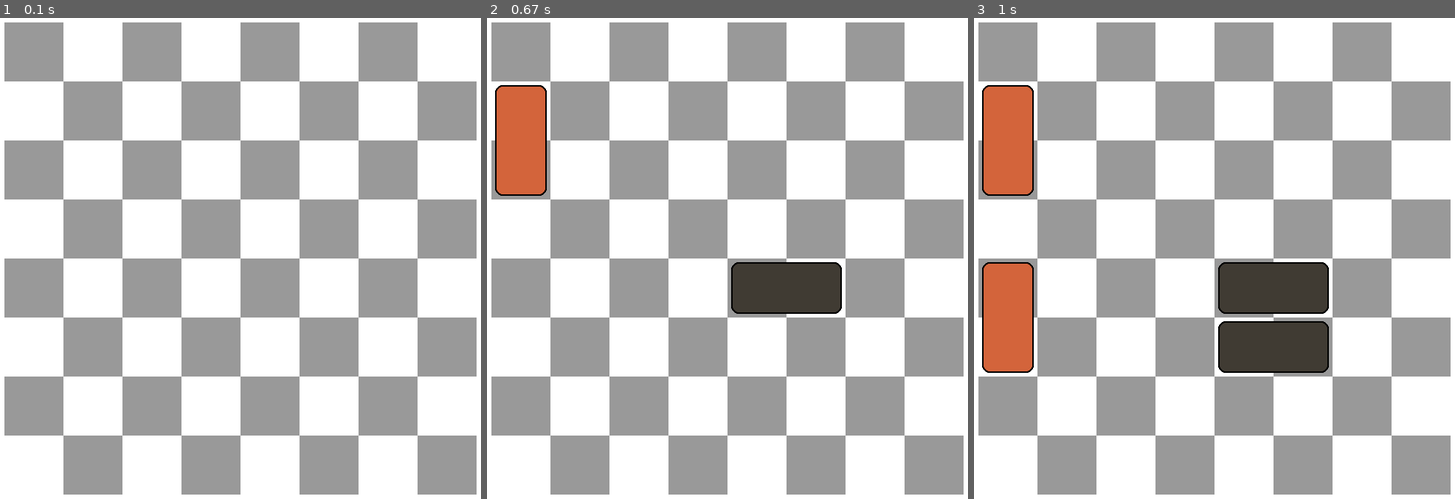
Above: before the commit, frames 1-3 (left to right).
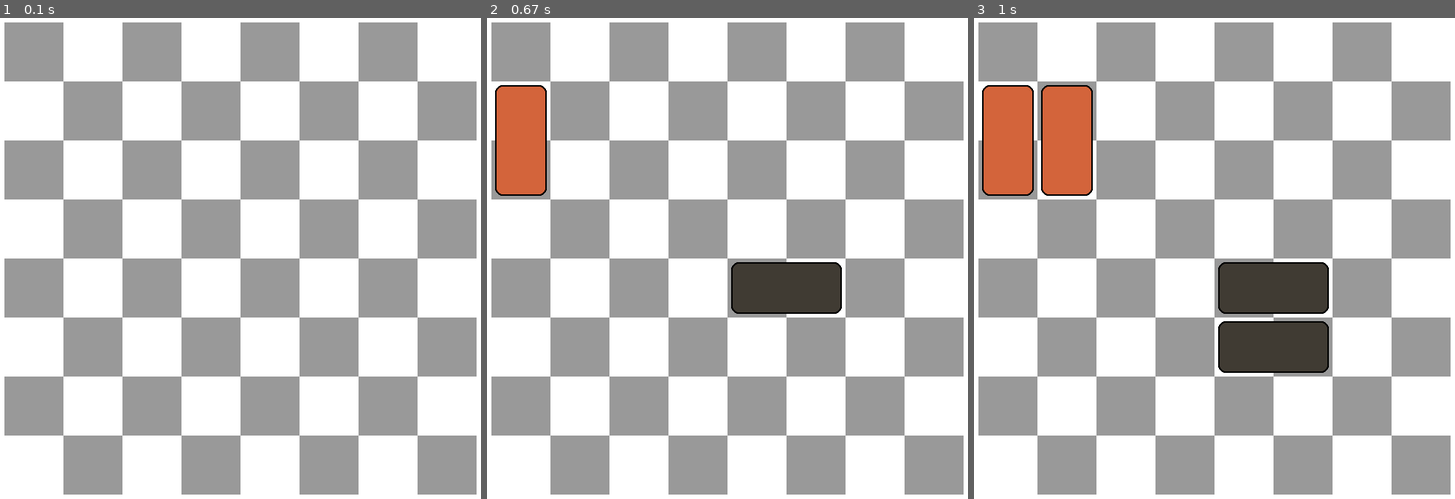
Above: after the commit, the same moments.

Repository: djoleant/Domineering
Game: pygame game, started from pygame_proba.py
The game is run twice, just before and just after one commit, with the same random seed, the same clock (stepped at 60 frames per second) and the same inputs.
Inputs (mouse positions are in pixels of both pictures, inside the frame that each line leads up to):
- Up to frame 1 (0.1 s): no input
- Up to frame 2 (0.67 s): click (751, 282) at 0.38 s
- Up to frame 3 (1 s): click (1238, 321) at 0.72 s

Frames 1-2 are identical in both runs. In frame 3, 4.9% of the frame differs, in the area x 1-25%, y 13-74%.

Commit message:
Good strategy

Diff:
--- a/Domineering.py
+++ b/Domineering.py
@@ -233,14 +233,49 @@
             if state[y][x] == 0 and state[y][x+1] == 0:
                 horizontal += 1
 
+    # number of remaining vertical moves
     vertical = 0
     for x in range(n):
         for y in range(1,m):
             if state[y][x] == 0 and state[y-1][x] == 0:
                 vertical += 1
-    # print(horizontal,vertical)
-    # print(move)
-    return horizontal-vertical+n*(m-1)+m*(n-1) if first_player==HUMAN else vertical-horizontal+n*(m-1)+m*(n-1)
+
+    # give priority to center
+    center_x,center_o,empty=0,0,0
+    for x in range(n//4,3*n//4):
+        for y in range(m//4,3*m//4):
+            if state[y][x]==0:
+                empty+=1
+            elif state[y][x]%2==1:
+                center_x+=1
+            elif state[y][x]%2==0:
+                center_o+=1
+    if first_player==COMPUTER:
+        if center_x>=8:
+            center_x,center_o,empty=0,0,0
+    else:
+        if center_o>=8:
+            center_x,center_o,empty=0,0,0
+
+    safe_moves_c,safe_moves_h=0,0
+    if first_player==COMPUTER:
+        for x in range(n):
+            for y in range(m-1):
+                if state[y][x] == 0 and state[y+1][x] == 0\
+                    and (x==0 or (state[y][x-1]!=0 and state[y+1][x-1]!=0)) and \
+                    (x==n-1 or (state[y][x+1]!=0 and state[y+1][x+1]!=0)):
+                        safe_moves_c+=1
+
+    else:
+        for y in range(m):
+            for x in range(n-1):
+                if state[y][x] == 0 and state[y][x+1] == 0\
+                    and (y==0 or (state[y-1][x]!=0 and state[y-1][x+1]!=0)) and \
+                    (y==n-1 or (state[y+1][x]!=0 and state[y+1][x+1]!=0)):
+                        safe_moves_h+=1
+
+    return horizontal-vertical+safe_moves_h+n*(m-1)+m*(n-1) if first_player==HUMAN else \
+        vertical-horizontal+n*(m-1)+m*(n-1)+safe_moves_c
 
 
 def max_value(state, depth, alpha, beta, move):
